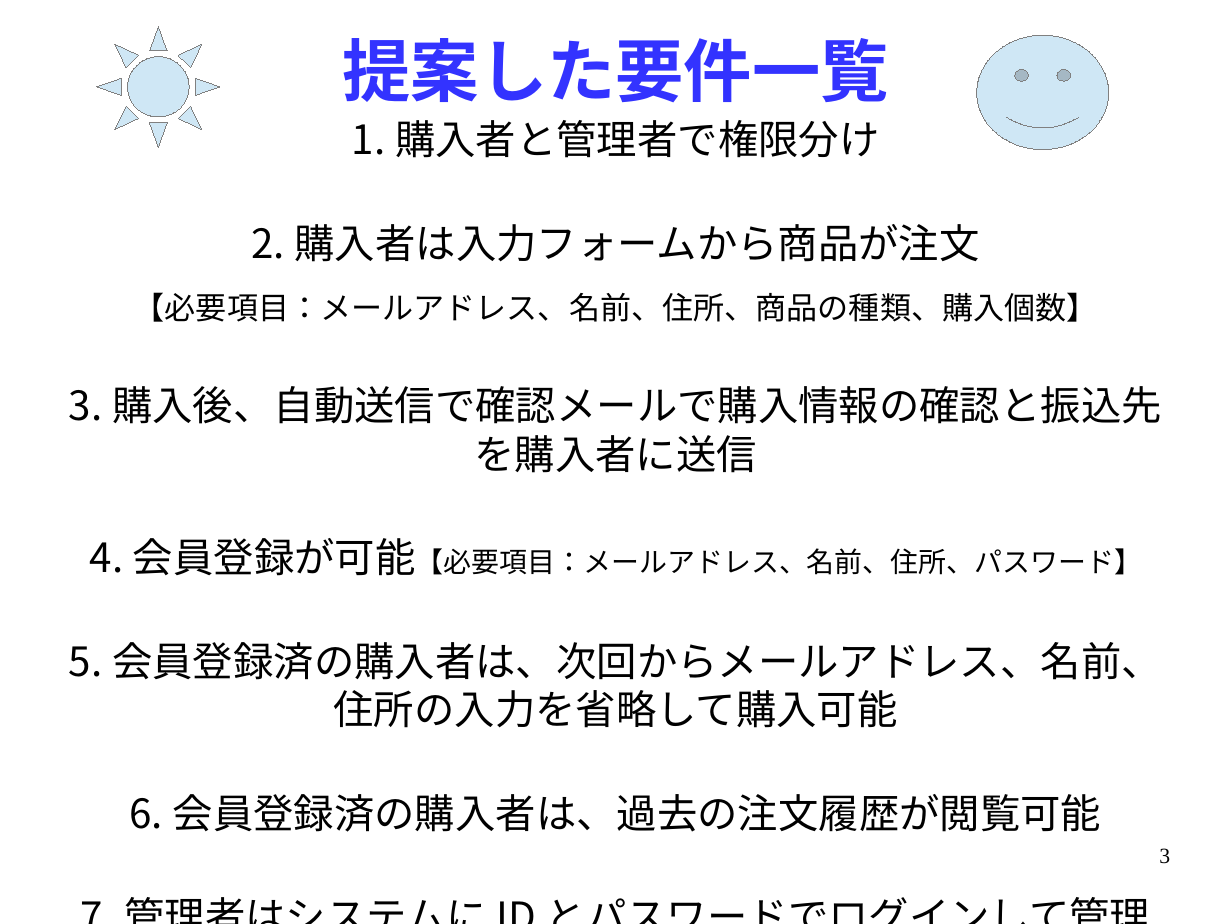
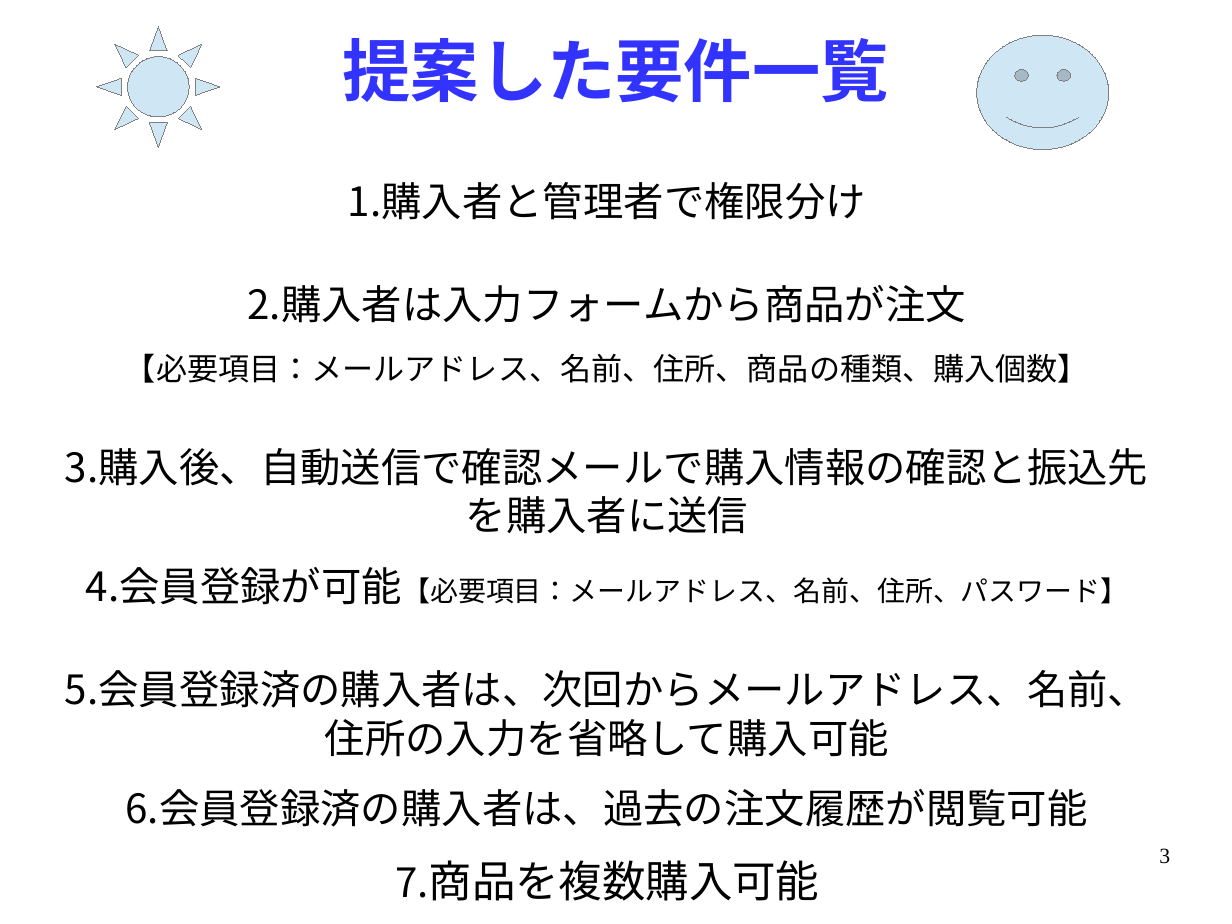
Before and after one commit to black1000/system, a slide deck: slide 3 of ユニフォームプレゼンテーション.odp. Drawn at 1232x924 pixels with LibreOffice and Linux fonts; fonts in the diff are those of the drawing. Boxes give left, top, right and bottom in pixels: in the first picture for what was removed or moved away, otherwise in the second. Text is boxed around its words. In the diff, an @@ line names an element or a change of style, - is before the commit and + after.

```diff
--- a/ユニフォームプレゼンテーション.odp
+++ b/ユニフォームプレゼンテーション.odp
@@ text "1.購入者と管理者で権限分け" moved from (x1=69, y1=120, x2=1162, y2=832) to (x1=65, y1=182, x2=1148, y2=901) @@
@@ text at (x1=395, y1=860, x2=820, y2=901): text changed; size 26 to 28 pt @@
-7.管理者はシステムにIDとパスワードでログインして管理者メニューを利用可能
+7.商品を複数購入可能
```
Also in this commit, not shown: 1 other slide changed, 1 slide added.
